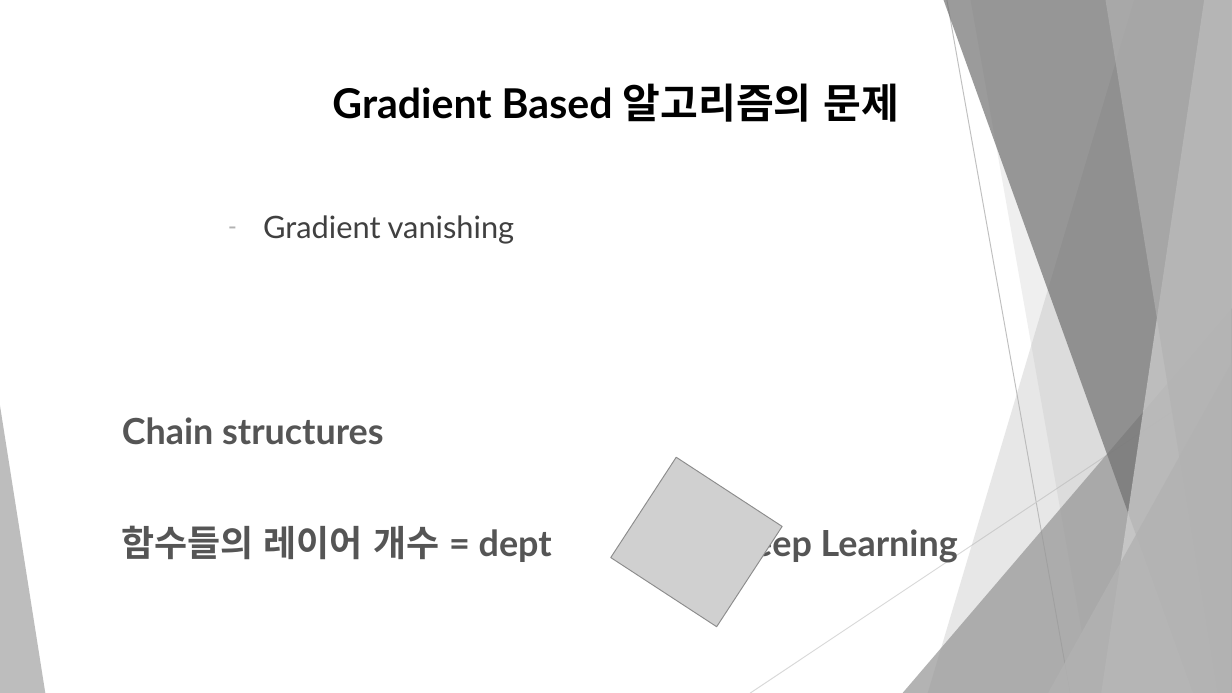
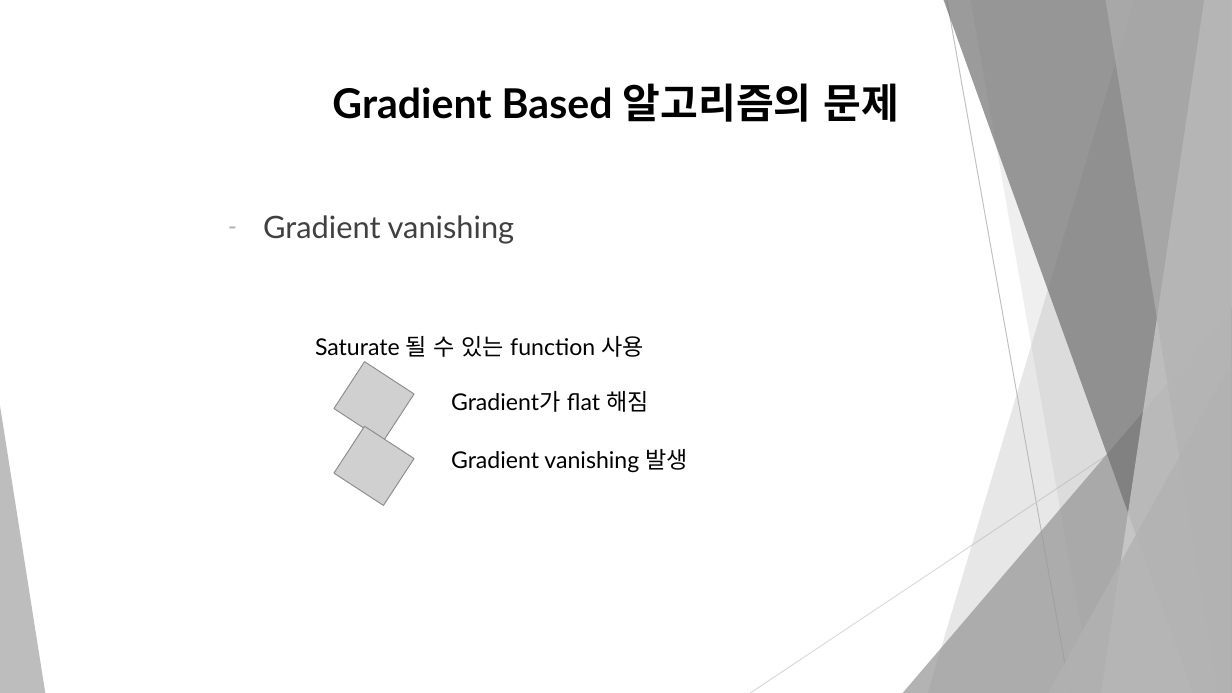
Before and after one commit to dbswl067/Machine-learning, a slide deck: slide 6 of 발표 자료/6.2 Gradient-Based Learning.pptx (slide 4 before the commit). Drawn at 1232x693 pixels with LibreOffice and Linux fonts; fonts in the diff are those of the drawing; grey boxes stand for pictures. Boxes give left, top, right and bottom in pixels: in the first picture for what was removed or moved away, otherwise in the second. Text is boxed around its words. In the diff, an @@ line names an element or a change of style, - is before the commit and + after.

```diff
--- a/발표 자료/6.2 Gradient-Based Learning.pptx
+++ b/발표 자료/6.2 Gradient-Based Learning.pptx
@@ text added at bbox=[315, 336, 644, 357], 18 pt, text #000000 @@
+Saturate 될 수 있는 function 사용
@@ picture: place and size @@
-picture at bbox=[611, 458, 782, 627]
+picture at bbox=[334, 362, 414, 441]
@@ text removed at bbox=[122, 417, 384, 445] @@
-Chain structures
@@ text added at bbox=[451, 391, 649, 412], 18 pt, text #000000 @@
+Gradient가 flat 해짐
@@ picture added at bbox=[334, 427, 414, 506] @@
@@ text added at bbox=[451, 449, 688, 473], 18 pt, text #000000 @@
+Gradient vanishing 발생
@@ text removed at bbox=[122, 525, 958, 563] @@
-함수들의 레이어 개수 = dept Deep Learning
```
Also in this commit, not shown: 1 other slide changed, 2 slides added.
